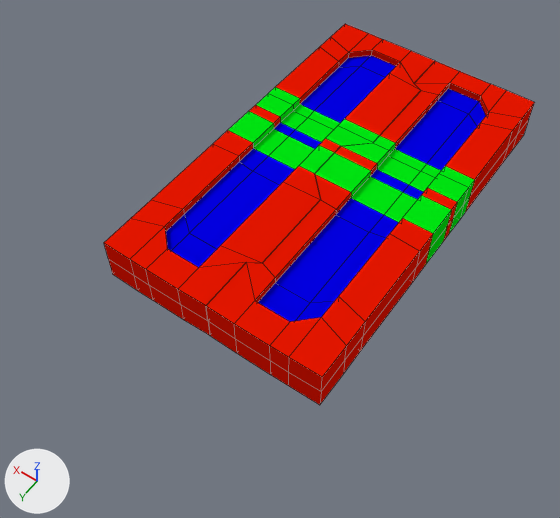
Renders of the Blender file Assets/Models/Door.blend from each side of a commit.
Both versions are drawn from a 50 mm camera at (-1.13, 2.95, 2.39) aimed at (0.01, 1.35, -0.12). Lighting does not change. The marker at lower left points along +X, +Y and +Z. Mesh edges are drawn as thin lines.

Objects in the first picture: 'Door'.
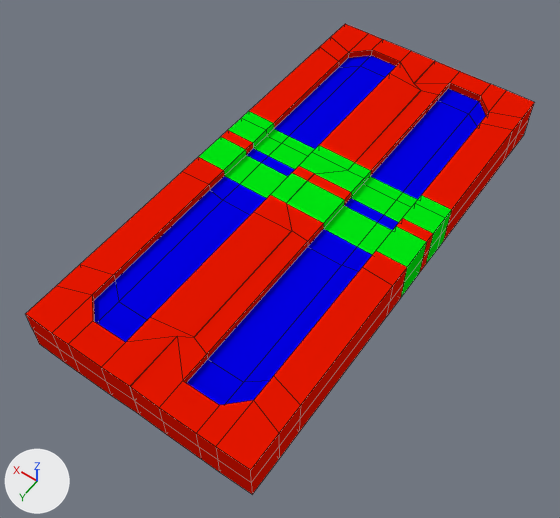
What the commit changed:
me_cube_048 has 400 vertices, 396 faces and spans x -0.5..0.5, y 0.12..1.82, z -0.1..0.1.
me_cube_048 is used by ob_door; location (0.0, 0.0, 0.0).
me_cube_048 part 1: all 198 vertices in x -0.5..0.5, y 0.7..1.16, z -0.1..0.1 are moved by (0.0, 0.2, 0.0).
me_cube_048 part 2: all 104 vertices in x -0.5..0.5, y 1.51..1.82, z -0.1..0.1 are moved by (0.0, 0.4, 0.0).

Changed parts and their boxes (x1, y1, x2, y2) in the pictures (560 x 518 px; the box of a moved part takes in the faces that stretch with it):
'Door', reshaped (18% wider, 23% taller)
    before: (104, 24, 535, 405)
    after: (26, 24, 535, 494)
part 1 of me_cube_048, moved or reshaped
    before: (213, 47, 513, 281)
    after: (182, 47, 513, 316)
part 2 of me_cube_048, moved or reshaped
    before: (104, 144, 420, 405)
    after: (26, 172, 393, 494)
